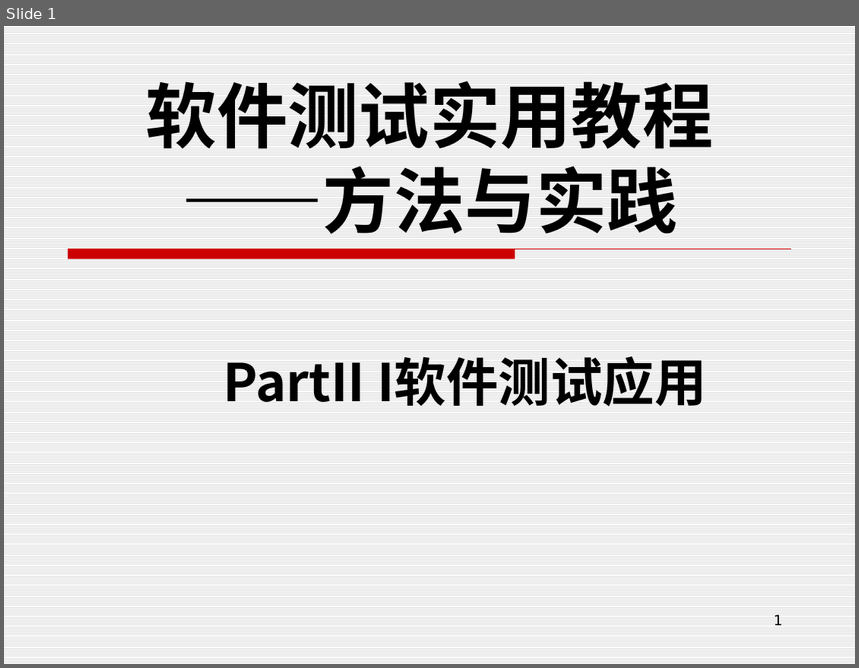
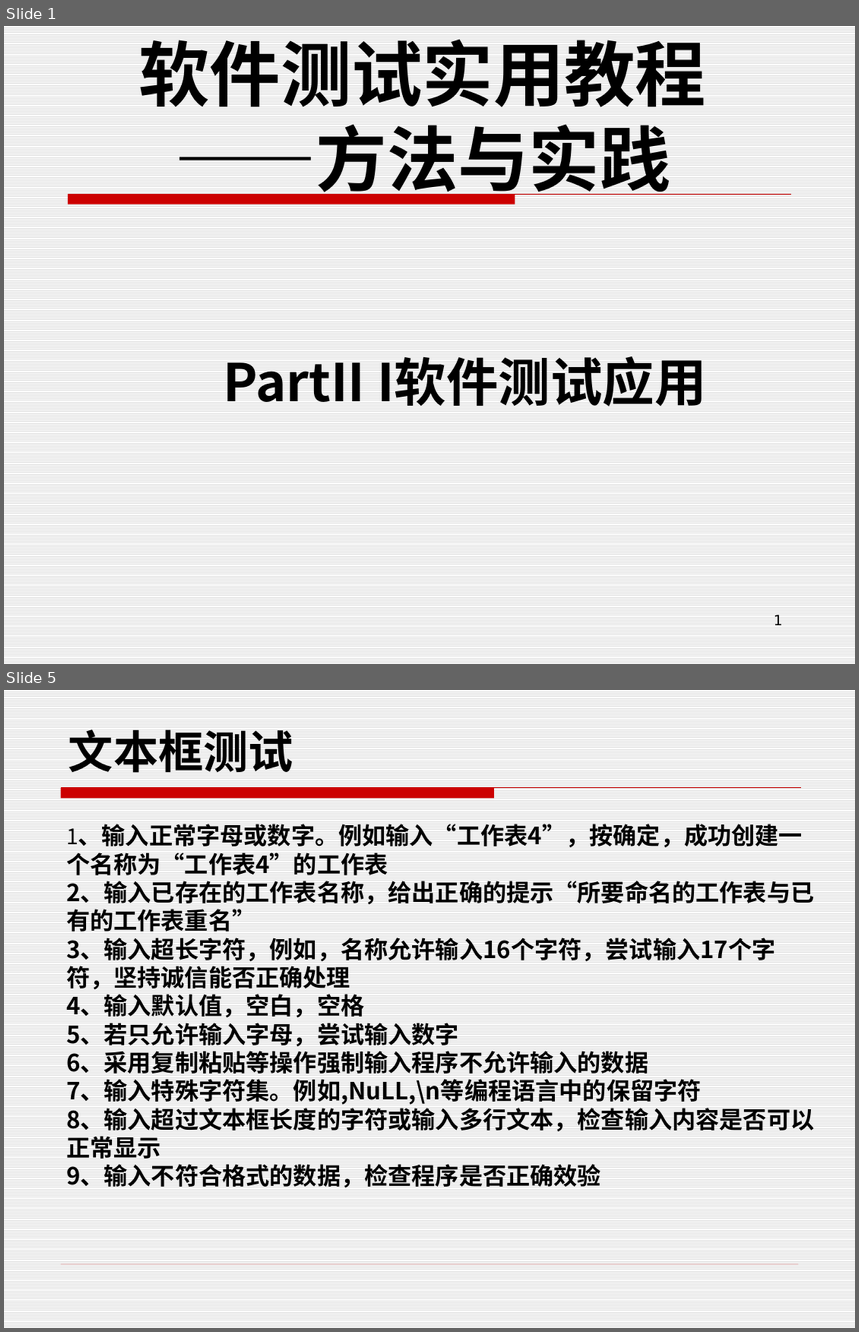
Before and after one commit to edu2act/course-foundation-software-tesing, a slide deck: PPT/第三部分 软件测试应用/11.6 常用控件测试方法.pptx. Shown one above the other, each under a label of ours: slide 1 before the commit, slides 1 and 5 after it; the slides between them are not shown. The pictures are 859x668 and 859x1332 pixels, drawn with LibreOffice and Linux fonts; fonts in the diff are those of the drawing. Boxes give left, top, right and bottom in pixels: in the first picture for what was removed or moved away, otherwise in the second. Text is boxed around its words. In the diff, an @@ line names an element or a change of style, - is before the commit and + after.

Commit message:
系统测试

```diff
--- a/PPT/第三部分 软件测试应用/11.6 常用控件测试方法.pptx
+++ b/PPT/第三部分 软件测试应用/11.6 常用控件测试方法.pptx
@@ slide 5 added at box(4, 690, 855, 1328), background pattern #DDDDDD on #FFFFFF @@
@@ text added at box(69, 730, 294, 773), 38 pt, text #000000, bold @@
+文本框测试
@@ freeform shape added at box(61, 788, 801, 798), fill #CC0000, outline #CC0000 0.75 pt @@
@@ text added at box(66, 824, 814, 1188), 20 pt, text #000000, bold @@
+1、输入正常字母或数字。例如输入“工作表4”，按确定，成功创建一个名称为“工作表4”的工作表
+2、输入已存在的工作表名称，给出正确的提示“所要命名的工作表与已有的工作表重名”
+3、输入超长字符，例如，名称允许输入16个字符，尝试输入17个字符，坚持诚信能否正确处理
+4、输入默认值，空白，空格
+5、若只允许输入字母，尝试输入数字
+6、采用复制粘贴等操作强制输入程序不允许输入的数据
+7、输入特殊字符集。例如,NuLL,\n等编程语言中的保留字符
+8、输入超过文本框长度的字符或输入多行文本，检查输入内容是否可以正常显示
+9、输入不符合格式的数据，检查程序是否正确效验
@@ line added from (61, 1265) to (798, 1265), #CC0000 0.25 pt @@
@@ slide 1 changed as well @@
@@ title "软件测试实用教程 ——方法与实践" rewrapped from box(146, 81, 714, 234) to box(139, 39, 707, 204) @@
@@ freeform shape: place and size @@
-freeform shape at box(68, 249, 791, 259)
+freeform shape at box(68, 195, 791, 205)
```
Also in this commit, not shown: 1 other slide changed, 8 other slides added, 5 slides removed, 7 other files.
